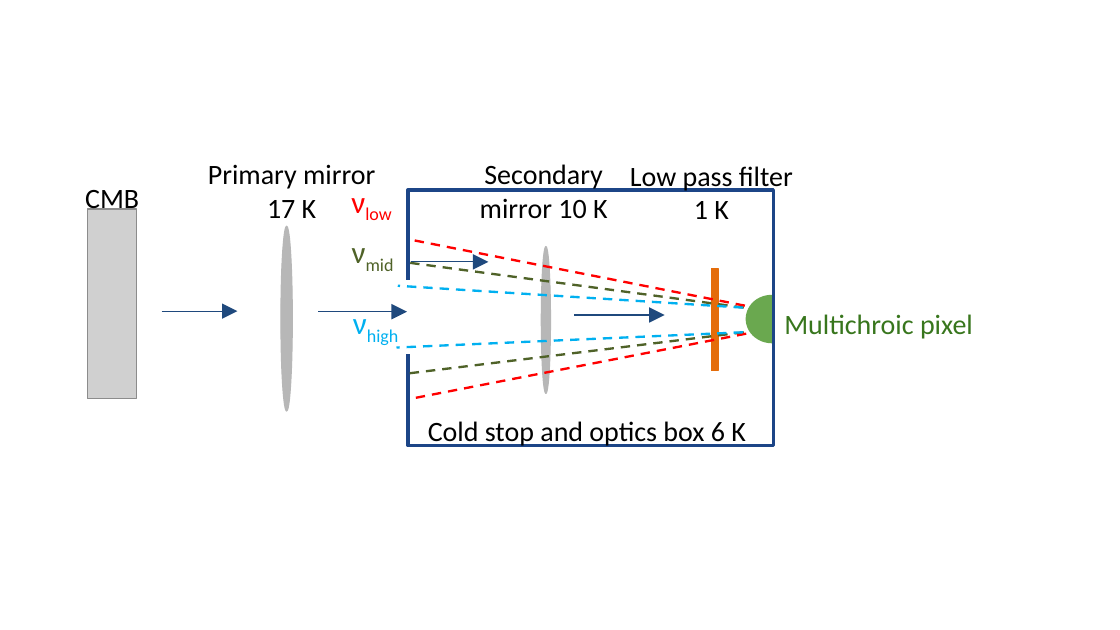
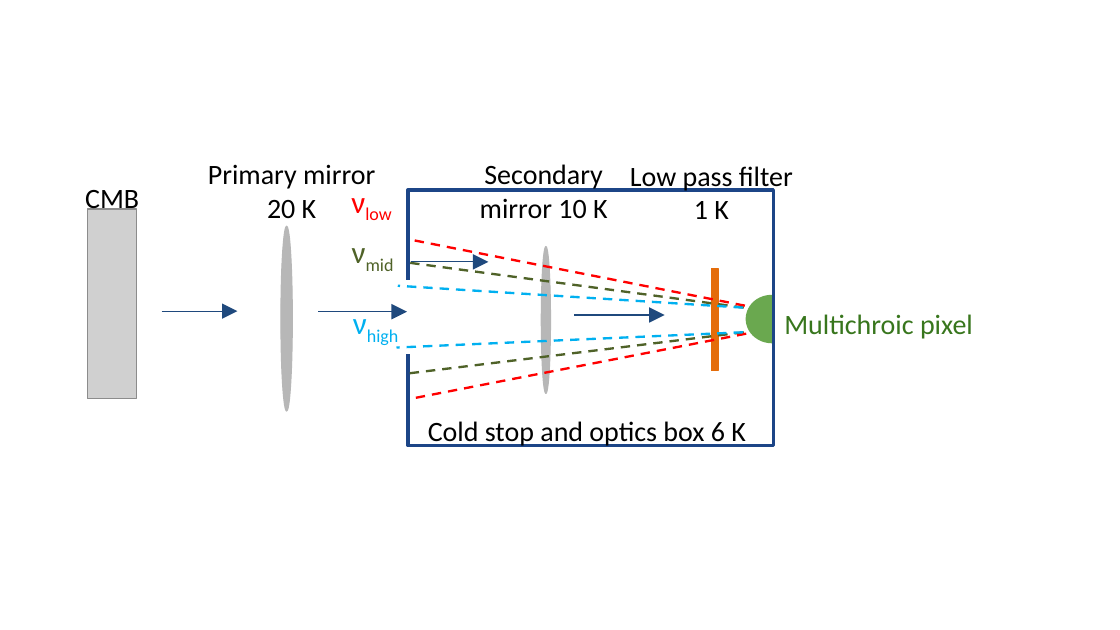
Before and after one commit to CMB-Probe/SPIE_optics_paper, a slide deck: slide 1 of editing_images/load_calc_MCP.pptx. Drawn at 1120x630 pixels with LibreOffice and Linux fonts; fonts in the diff are those of the drawing; grey boxes stand for pictures. Boxes give left, top, right and bottom in pixels: in the first picture for what was removed or moved away, otherwise in the second. Text is boxed around its words. In the diff, an @@ line names an element or a change of style, - is before the commit and + after.

Commit message:
20 K primary

```diff
--- a/editing_images/load_calc_MCP.pptx
+++ b/editing_images/load_calc_MCP.pptx
@@ text at [208,164,375,218]: text changed @@
-Primary mirror 17 K
+Primary mirror 20 K
```
Also in this commit, not shown: 3 other files.
